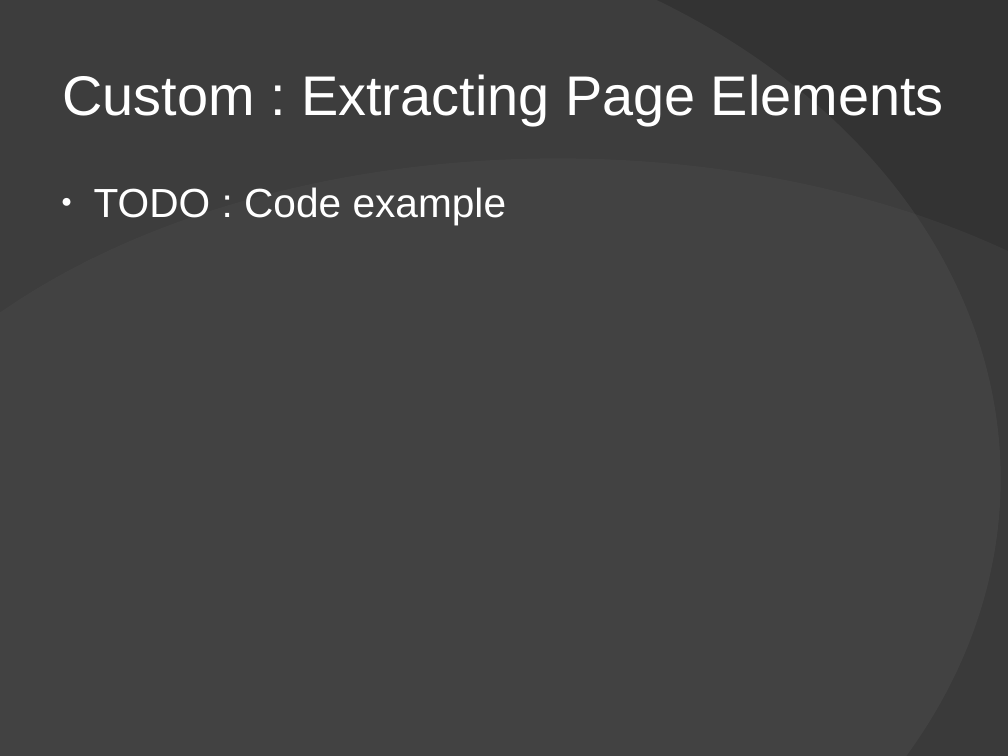
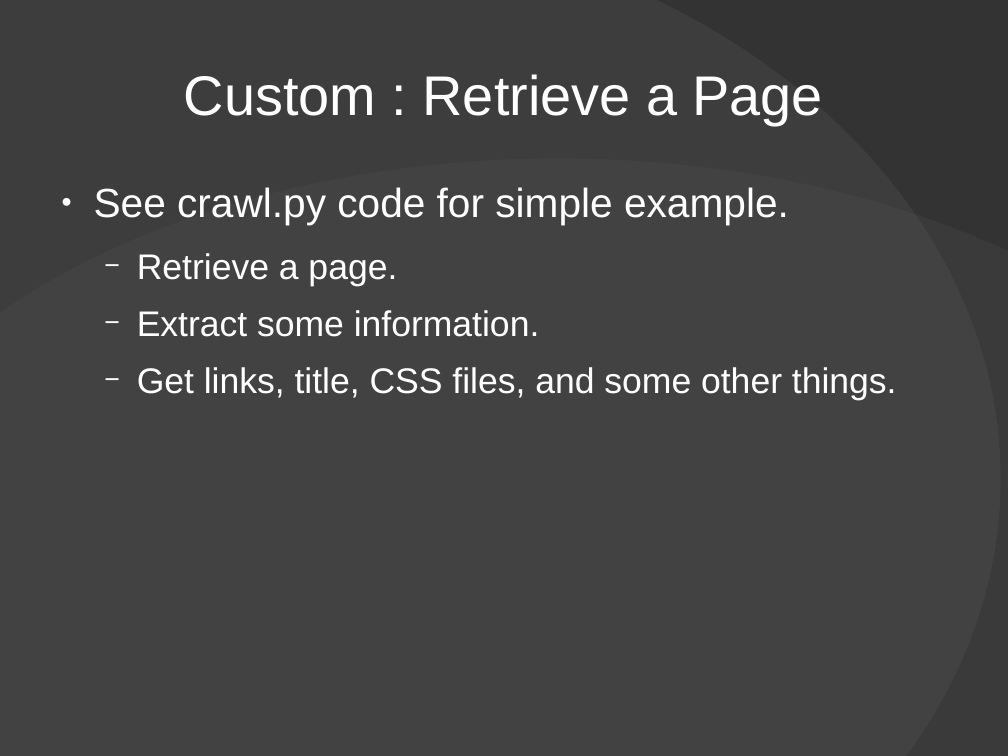
Before and after one commit to Xangis/python-webcrawling, a slide deck: slide 9 of PythonWebCrawlingPresentation.odp (slide 11 before the commit). Drawn at 1008x756 pixels with LibreOffice and Linux fonts; fonts in the diff are those of the drawing; background and template pictures are left out. Boxes give left, top, right and bottom in pixels: in the first picture for what was removed or moved away, otherwise in the second. Text is boxed around its words. In the diff, an @@ line names an element or a change of style, - is before the commit and + after.

```diff
--- a/PythonWebCrawlingPresentation.odp
+++ b/PythonWebCrawlingPresentation.odp
@@ title at bbox=[184, 74, 823, 125]: text changed @@
-Custom : Extracting Page Elements
+Custom : Retrieve a Page
@@ text at bbox=[94, 187, 897, 400]: text changed; size 32 to 28 pt @@
-● TODO : Code example
+● See crawl.py code for simple example.
+  − Retrieve a page.
+  − Extract some information.
+  − Get links, title, CSS files, and some other things.
```
Also in this commit, not shown: 16 other slides changed, 1 slide added, 4 slides removed, 1 other file.
